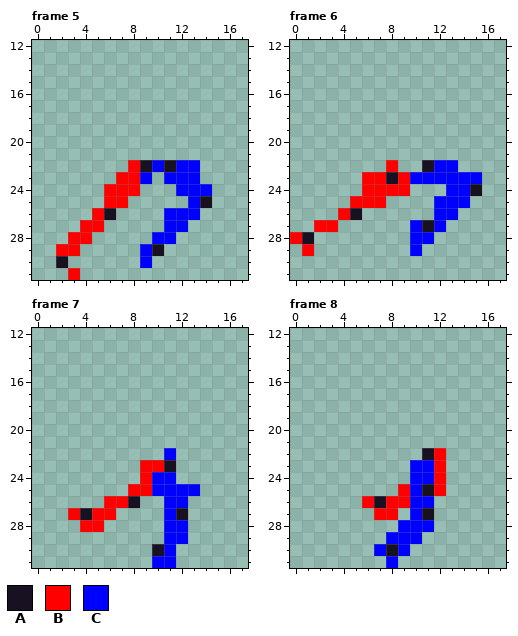
Pixel-art file: aseperite textures/maincharacter_lowres.ase. Above is the file before it was changed.
32x32 pixels, 8 frames. Shown: frame 5: x 0..17, y 12..31; frame 6: x 0..17, y 12..31; frame 7: x 0..17, y 12..31; frame 8: x 0..17, y 12..31. The old version is drawn lined up with the new one, on the new canvas. The commit also changed other frames, which this record leaves out.
Visible layers, top first: "dots - movement", "legs".
Palette (. is transparent): A #181121  B #ff0000  C #0000ff
Pixels before, frame 5, first column x 2:
22 ......BACACC.
23 .....BBC.CCC.
24 ....BBB...CCC
25 ....BB.....CA
26 ...BA....CCC.
27 ..BB.....CC..
28 .BB.....CC...
29 BB.....CA....
30 A......C.....
31 .B...........
Pixels before, frame 6, first column x 0:
22 ........B..ACC..
23 ......BBABCCCCCC
24 ......BBBB...CCA
25 .....BBB....CCC.
26 ....BA......CC..
27 ..BB......CAC...
28 BA........CC....
29 .B........C.....
Pixels before, frame 7, first column x 3:
22 ........C..
23 ......BBA..
24 ......BCC..
25 .....BBCCCC
26 ...BBA..CC.
27 BABB....CA.
28 .BB.....CC.
29 ........CC.
30 .......AC..
31 .......CC..
Pixels before, frame 8, first column x 6:
22 .....AB
23 ....CCB
24 ....CCB
25 ...BCAB
26 BABBCC.
27 .BB.CA.
28 ...CCC.
29 ..CCC..
30 .CAC...
31 ..C....
New version:
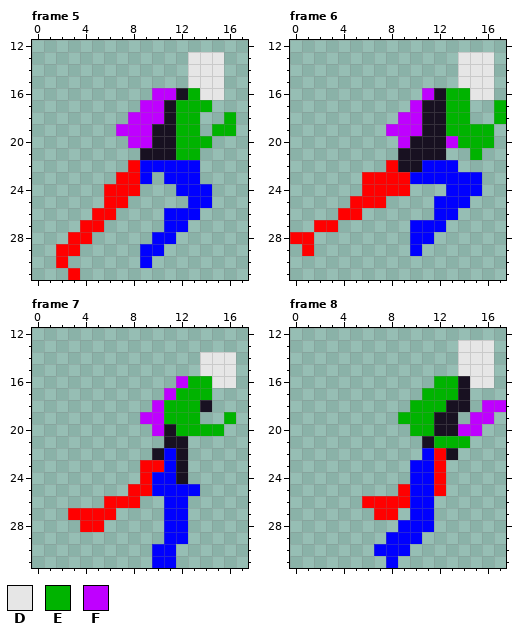
Colours new in this view: D #e6e6e6  E #00b300  F #bf00ff
From old to new:
canvas 32x32 -> 18x32, the old top-left corner now at -3,0 (the part of the old canvas that was cut away was empty and is not shown)
Frame 5:
y 13..15: x 13..15 ... -> DDD
y 16: x 10..15 ...... -> FFAEDD
y 17: x 9..14 ...... -> FFAEEE
y 18: x 8..13 ...... -> FFFAEE; x 16 . -> E
y 19: x 7..13 ....... -> FFFAAEE; x 15..16 .. -> EE
y 20: x 8..14 ....... -> FFAAEEE
y 21: x 9..13 ..... -> AAAEE
y 22: x 9 A -> C; x 11 A -> C
y 25: x 14 A -> C
y 26: x 6 A -> B
y 29: x 10 A -> C
y 30: x 2 A -> B
Frame 6:
y 13..15: x 14..16 ... -> DDD
y 16: x 11..16 ...... -> FAEEDD
y 17: x 10..14 ..... -> FAAEE; x 17 . -> E
y 18: x 9..14 ...... -> FFAAEE; x 17 . -> E
y 19: x 8..16 ......... -> FFFAAEEEE
y 20: x 9..16 ........ -> FAAAFEEE
y 21: x 9..12 .... -> AAAA; x 15 . -> E
y 22: x 9..11 ..A -> AAC
y 23: x 8 A -> B
y 24: x 15 A -> C
y 26: x 5 A -> B
y 27: x 11 A -> C
y 28: x 1 A -> B
Frame 7:
y 14..15: x 14..16 ... -> DDD
y 16: x 12..16 ..... -> FEEDD
y 17: x 11..14 .... -> FEEE
y 18: x 10..14 ..... -> FEEEA
y 19: x 9..13 ..... -> FFEEE; x 16 . -> E
y 20: x 10..15 ...... -> FAEEEE
y 21: x 11..12 .. -> AA
y 22: x 10 . -> A; x 12 . -> A
y 23: x 11..12 A. -> CA
y 24: x 12 . -> A
y 26: x 8 A -> B
y 27: x 4 A -> B; x 12 A -> C
y 30: x 10 A -> C
Frame 8:
y 13..15: x 14..16 ... -> DDD
y 16: x 12..16 ..... -> EEADD
y 17: x 11..14 .... -> EEEA
y 18: x 10..14 ..... -> EEEAA; x 16..17 .. -> FF
y 19: x 9..13 ..... -> EEEAA; x 15..16 .. -> FF
y 20: x 10..15 ...... -> EEAAFF
y 21: x 11..14 .... -> AEEE
y 22: x 11 A -> C; x 13 . -> A
y 25: x 11 A -> C
y 26: x 7 A -> B
y 27: x 11 A -> C
y 30: x 8 A -> C
